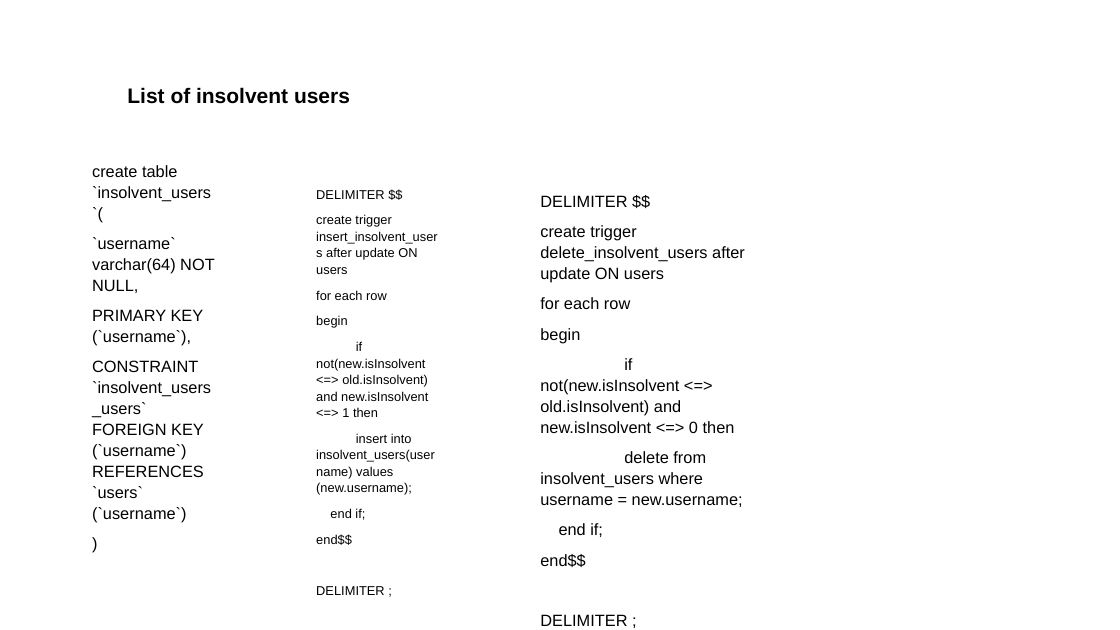
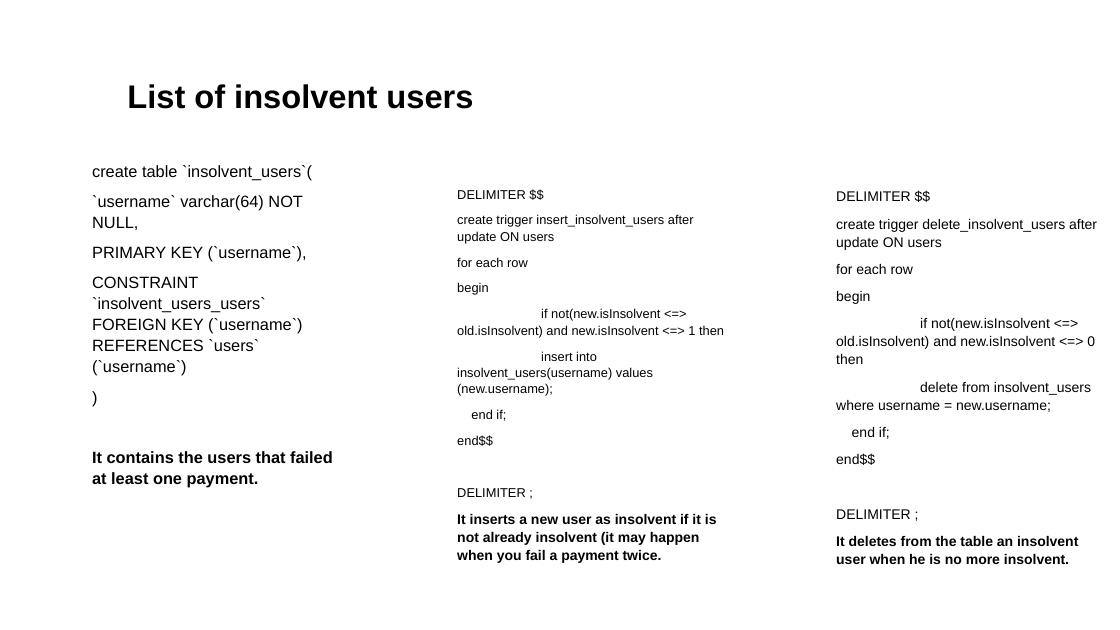
Before and after one commit to priscia99/databases-2-project, a slide deck: slide 21 of Deliverables/Report/Report.pptx (slide 14 before the commit). Drawn at 1120x630 pixels with LibreOffice and Linux fonts; fonts in the diff are those of the drawing. Boxes give left, top, right and bottom in pixels: in the first picture for what was removed or moved away, otherwise in the second. Text is boxed around its words. In the diff, an @@ line names an element or a change of style, - is before the commit and + after.

```diff
--- a/Deliverables/Report/Report.pptx
+++ b/Deliverables/Report/Report.pptx
@@ title "List of insolvent users" at box(127, 84, 473, 109): size 18 to 28 pt @@
@@ text "DELIMITER $$": place and size @@
-text "DELIMITER $$" at box(316, 190, 437, 595)
+text "DELIMITER $$" at box(457, 190, 724, 563)
@@ text "DELIMITER $$": place and size @@
-text "DELIMITER $$" at box(540, 195, 745, 626)
+text "DELIMITER $$" at box(836, 191, 1097, 564)
@@ text at box(836, 191, 1097, 519): size 14 to 12 pt in "DELIMITER $$", "create trigger delete_insolvent_users after update ON users", "for each row", "begin" and 5 more places @@
@@ text at box(92, 451, 333, 488): paragraph added @@
+It contains the users that failed at least one payment.
@@ text at box(457, 514, 717, 563): paragraph added @@
+It inserts a new user as insolvent if it is not already insolvent (it may happen when you fail a payment twice.
@@ text at box(836, 536, 1078, 564): paragraph added @@
+It deletes from the table an insolvent user when he is no more insolvent.
```
Also in this commit, not shown: 25 other slides changed, 33 slides added, 5 slides removed, 5 other files.
